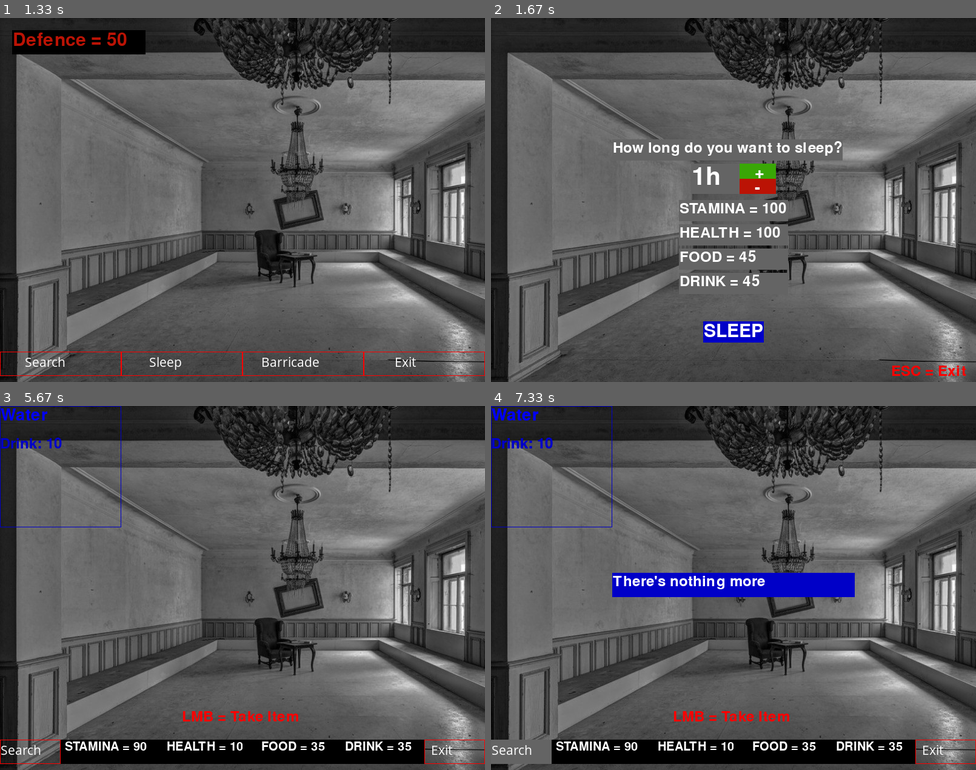
Above: before the commit, frames 1-4 (two rows, left to right).
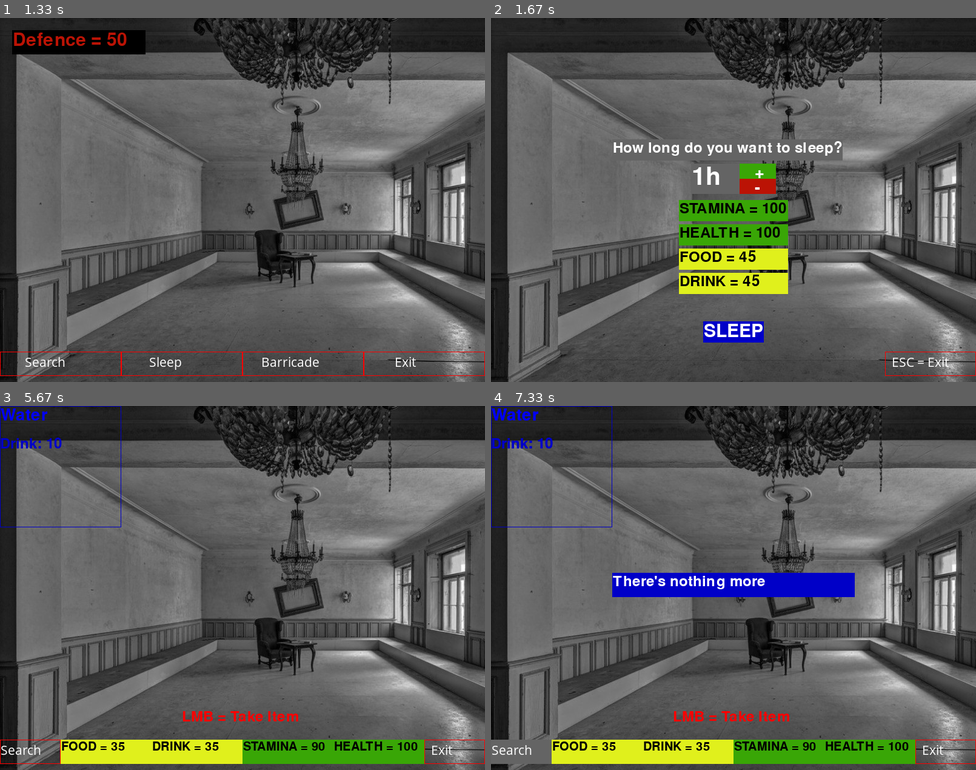
Above: after the commit, the same moments.

Repository: darek-k/pygame-project
Game: pygame game, started from main_menu.py
Two runs of this game, one before a commit and one after it. Both use one fixed random seed, a clock stepped at 60 frames per second and the inputs below.
Inputs (mouse positions are in pixels of both pictures, inside the frame that each line leads up to):
- Up to frame 1 (1.33 s): click "START" at 0.38 s; click (126, 203) at 0.72 s; click (295, 192) at 1.05 s
- Up to frame 2 (1.67 s): click "Sleep" at 1.38 s
- Up to frame 3 (5.67 s): click "+" at 1.72 s; click "-" at 2.05 s; click "SLEEP" at 2.38 s; click "Search" at 5.65 s
- Up to frame 4 (7.33 s): click (835, 540) at 5.98 s; click "Search" at 7.32 s

Frame 1 is identical in both runs. In frame 2, 5.6% of the frame differs, in the area x 38-100%, y 50-99%; in frame 3, 4.7%; in frame 4, 4.7%.

Commit message:
Add EXIT buttons in Statistics and EquipItem Windows

Diff:
--- a/main_menu.py
+++ b/main_menu.py
@@ -397,6 +397,13 @@
 
                             return previous_window
 
+                if event.type == pygame.MOUSEBUTTONDOWN: # click EXIT button
+                    button = pygame.Rect(650, 550, 150, 40)
+                    if event.button == 1:
+                        if button.collidepoint(event.pos):
+                            return previous_window
+
+
             # Window settings and graphic
             pygame.display.set_caption("Sleep")
             location_image = pygame.image.load(image)
@@ -404,7 +411,6 @@
 
             button_maker(200, 200, 380, 35, 'grey', 'grey', '', 35, "How long do you want to sleep?", 'white',
                          transparent_on=False, transparent_off=False)
-
             button_maker(330, 240, 80, 50, 'grey', 'grey', '', 60, str(h) + 'h', 'white',  # How many hours
                          transparent_on=False, transparent_off=False)
             button_maker(410, 240, 60, 25, 'green', 'green', '', 40, '   +', 'white',  # More
@@ -412,19 +418,21 @@
             button_maker(410, 265, 60, 25, 'red', 'red', '', 40, '   -', 'white',  # Less
                          transparent_on=False, transparent_off=False)
 
-            button_maker(310, 300, 180, 35, 'grey', 'grey', '', 35, 'STAMINA = ' + str(stamina), 'white',  # Stamina
-                         transparent_on=False, transparent_off=False)
-            button_maker(310, 340, 180, 35, 'grey', 'grey', '', 35, 'HEALTH = ' + str(health), 'white',  # Health
-                         transparent_on=False, transparent_off=False)
-            button_maker(310, 380, 180, 35, 'grey', 'grey', '', 35, 'FOOD = ' + str(food), 'white',  # Food
-                         transparent_on=False, transparent_off=False)
-            button_maker(310, 420, 180, 35, 'grey', 'grey', '', 35, 'DRINK = ' + str(drink), 'white',  # Drink
-                         transparent_on=False, transparent_off=False)
+            statistic_window.statistics_buttons(310, 300, 180, 35, '', 35, f'STAMINA = {stamina}', 'needs',
+                                                stamina)
+            statistic_window.statistics_buttons(310, 340, 180, 35, '', 35, f'HEALTH = {health}', 'needs',
+                                                health)
+            statistic_window.statistics_buttons(310, 380, 180, 35, '', 35, f'FOOD = {food}', 'needs',
+                                                food)
+            statistic_window.statistics_buttons(310, 420, 180, 35, '', 35, f'DRINK = {drink}', 'needs',
+                                                drink)
 
             button_maker(350, 500, 100, 35, 'green', 'blue', '', 45, 'SLEEP', 'white',  # SLEEP
                          transparent_on=False, transparent_off=False)
 
-            writing_text('', 35, 'ESC = Exit', 'pure_red', 660, 570)
+            button_maker(650, 550, 150, 40, 'grey', 'pure_red', 'Comic Sans MS', 23, '  ESC = Exit', 'white',
+                         transparent_on=False)  # Exit
+
 
             pygame.display.update()
             clock.tick(FPS)
@@ -1156,9 +1164,15 @@
             pygame.display.set_caption("Inventory")
             backpack_image = pygame.image.load('backpack.jpg')
             display.blit(backpack_image, (0, 0))
-            writing_text('', 35, 'LMB = Use Item', 'pure_red', 0, 570)
-            writing_text('', 35, 'RMB = Delete Item', 'pure_red', 320, 570)
+
+            writing_text('', 18, 'LMB = Use Item', 'pure_red', 0, 555)
+            writing_text('', 18, 'RMB = Delete Item', 'pure_red', 0, 580)
             writing_text('', 35, 'ESC = Exit', 'pure_red', 660, 570)
+
+            statistic_window.statistics_buttons(130, 570, 110, 20, '', 25, f'FOOD = {player1.food}', 'needs', player1.food)
+            statistic_window.statistics_buttons(250, 570, 110, 20, '', 25, f'DRINK = {player1.drink}', 'needs', player1.drink)
+            statistic_window.statistics_buttons(370, 570, 130, 20, '', 25, f'STAMINA = {player1.stamina}', 'needs', player1.stamina)
+            statistic_window.statistics_buttons(510, 570, 130, 20, '', 25, f'HEALTH = {player1.health}', 'needs', player1.health)
 
             # Items in Inventory
             inventory.show_inventory(0, 0, 0)
@@ -1593,18 +1607,12 @@
             # Add menu buttons
             button_maker(0, 550, 100, 40, 'grey', 'pure_red', 'Comic Sans MS', 23, 'Search', 'white',
                          transparent_on=False)  # Search
-            button_maker(100, 550, 150, 40, 'black', 'black', '', 30, ' STAMINA = ' + str(player1.stamina),
-                         'white',  # Stamina
-                         transparent_off=False, transparent_on=False)
-            button_maker(250, 550, 150, 40, 'black', 'black', '', 30, '    HEALTH = ' + str(player1.health), 'white',
-                         # Health
-                         transparent_off=False, transparent_on=False)
-            button_maker(400, 550, 150, 40, 'black', 'black', '', 30, '     FOOD = ' + str(player1.food), 'white',
-                         # Food
-                         transparent_off=False, transparent_on=False)
-            button_maker(550, 550, 150, 40, 'black', 'black', '', 30, '   DRINK = ' + str(player1.drink), 'white',
-                         # Drink
-                         transparent_off=False, transparent_on=False)
+
+            statistic_window.statistics_buttons(100, 550, 150, 40, '', 30, f'FOOD = {player1.food}', 'needs', player1.food)
+            statistic_window.statistics_buttons(250, 550, 150, 40, '', 30, f'DRINK = {player1.drink}', 'needs', player1.drink)
+            statistic_window.statistics_buttons(400, 550, 150, 40, '', 30, f'STAMINA = {player1.stamina}', 'needs', player1.stamina)
+            statistic_window.statistics_buttons(550, 550, 150, 40, '', 30, f'HEALTH = {player1.health}', 'needs', player1.health)
+
             button_maker(700, 550, 100, 40, 'grey', 'pure_red', 'Comic Sans MS', 23, '  Exit', 'white',
                          transparent_on=False)  # Exit
 
--- a/test.py
+++ b/test.py
@@ -1203,6 +1203,12 @@
                 if event.type == pygame.KEYDOWN and event.key == pygame.K_ESCAPE:
                     statistic_window.open_statistics_window()
 
+                if event.type == pygame.MOUSEBUTTONDOWN: # click EXIT button
+                    button = pygame.Rect(650, 550, 150, 40)
+                    if event.button == 1:
+                        if button.collidepoint(event.pos):
+                            return statistic_window.open_statistics_window()
+
                 if event.type == pygame.MOUSEBUTTONDOWN:
                     loop = True
                     x = 0
@@ -1265,7 +1271,10 @@
             set_image = pygame.image.load(image)
             display.blit(set_image, (0, 0))
             writing_text('', 35, 'LMB = Equip Item', 'pure_red', 0, 570)
-            writing_text('', 35, 'ESC = Exit', 'pure_red', 660, 570)
+
+            button_maker(650, 550, 150, 40, 'grey', 'pure_red', 'Comic Sans MS', 23, '  ESC = Exit', 'white',
+                         transparent_on=False)  # Exit
+
 
             # Items in Inventory
             inventory.show_items_to_equip(type, attribute_text)
@@ -1337,10 +1346,16 @@
                             equip_item_window.open_equip_item_window('torso.jpg', "Equip Torso", 'torso', 'Defence: ')
 
                 if event.type == pygame.MOUSEBUTTONDOWN:  # Press 'LEGS' Button
-                    button = pygame.Rect(550, 500, 100, 50)
+                    button = pygame.Rect(530, 490, 100, 50)
                     if event.button == 1:
                         if button.collidepoint(event.pos):
                             equip_item_window.open_equip_item_window('legs.jpg', "Equip Legs", 'legs', 'Defence: ')
+
+                if event.type == pygame.MOUSEBUTTONDOWN: # click EXIT button
+                    button = pygame.Rect(650, 550, 150, 40)
+                    if event.button == 1:
+                        if button.collidepoint(event.pos):
+                            return map_window.open_map_window()
 
             # Window settings
             pygame.display.set_caption('Statistics')
@@ -1376,10 +1391,11 @@
             # Equipment buttons
             self.equipment_buttons(380, 420, 100, 50, player_equipment.equipped_weapon_name, 'Weapon')  # Weapon
             self.equipment_buttons(500, 200, 100, 50, player_equipment.equipped_torso_name, '   Torso')  # Torso
-            self.equipment_buttons(550, 500, 100, 50, player_equipment.equipped_legs_name, '   Legs')  # Legs
-
-            # ESC information
-            writing_text('', 35, 'ESC = Exit', 'pure_red', 660, 570)
+            self.equipment_buttons(530, 490, 100, 50, player_equipment.equipped_legs_name, '   Legs')  # Legs
+
+            # ESC button
+            button_maker(650, 550, 150, 40, 'grey', 'pure_red', 'Comic Sans MS', 23, '  ESC = Exit', 'white',
+                         transparent_on=False)  # Exit
 
             pygame.display.update()
             clock.tick(FPS)
